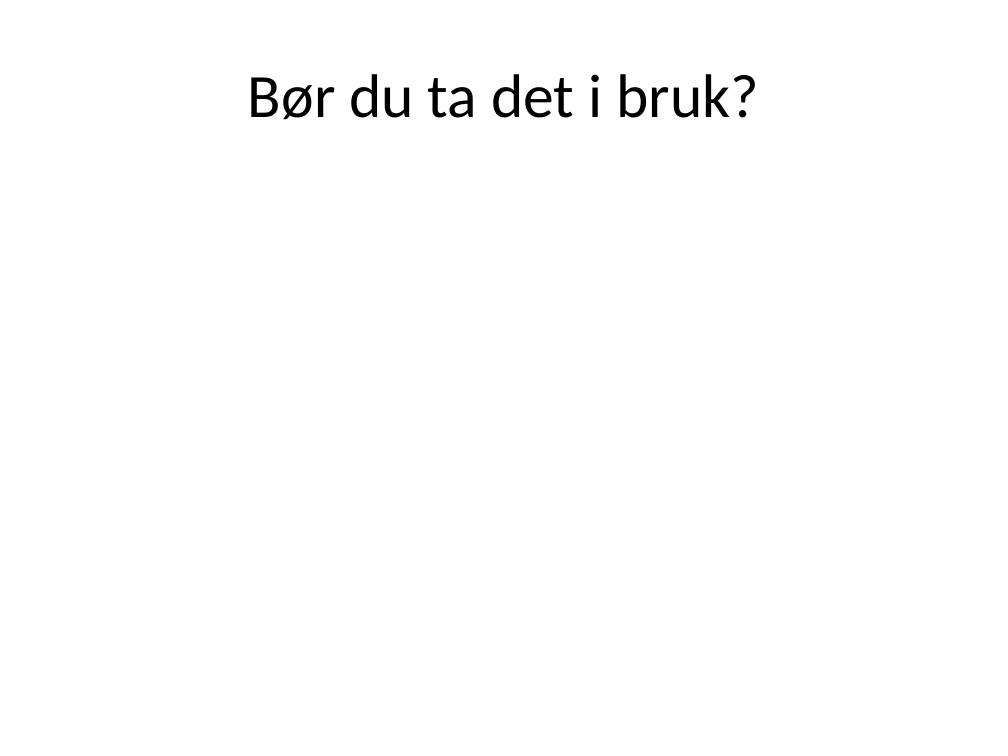
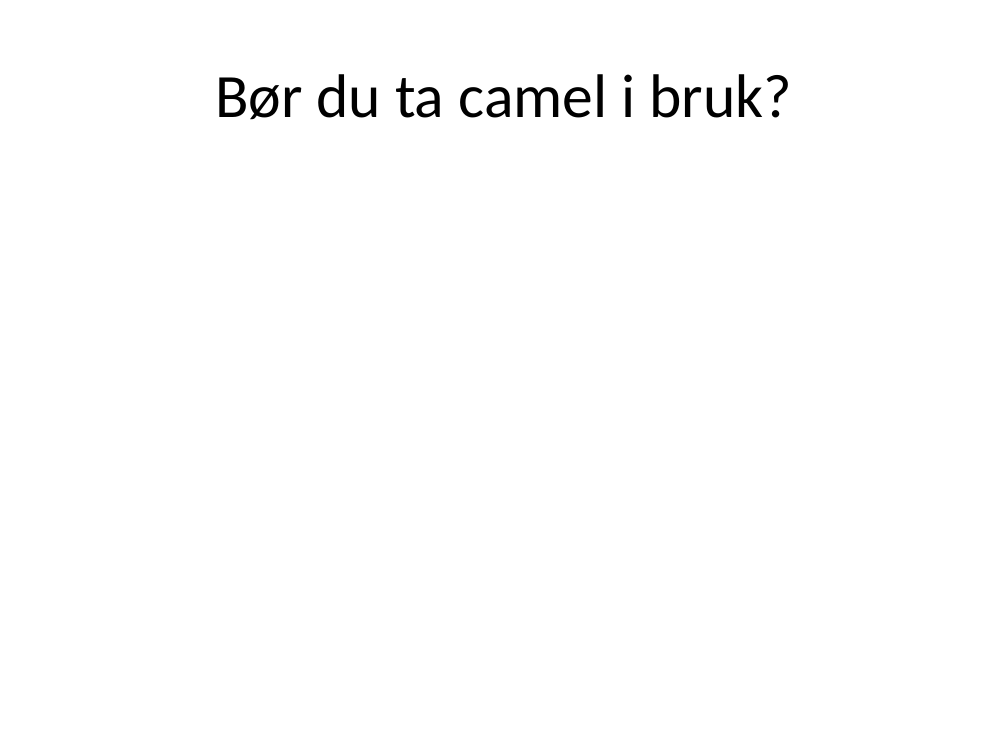
Before and after one commit to runepeter/camel-stuff, a slide deck: slide 25 of camel-spotting.pptx. Drawn at 1008x756 pixels with LibreOffice and Linux fonts; fonts in the diff are those of the drawing. Boxes give left, top, right and bottom in pixels: in the first picture for what was removed or moved away, otherwise in the second. Text is boxed around its words. In the diff, an @@ line names an element or a change of style, - is before the commit and + after.

```diff
--- a/camel-spotting.pptx
+++ b/camel-spotting.pptx
@@ title at box(215, 74, 792, 120): text changed @@
-Bør du ta det i bruk?
+Bør du ta camel i bruk?
```
Also in this commit, not shown: 12 other slides changed.
